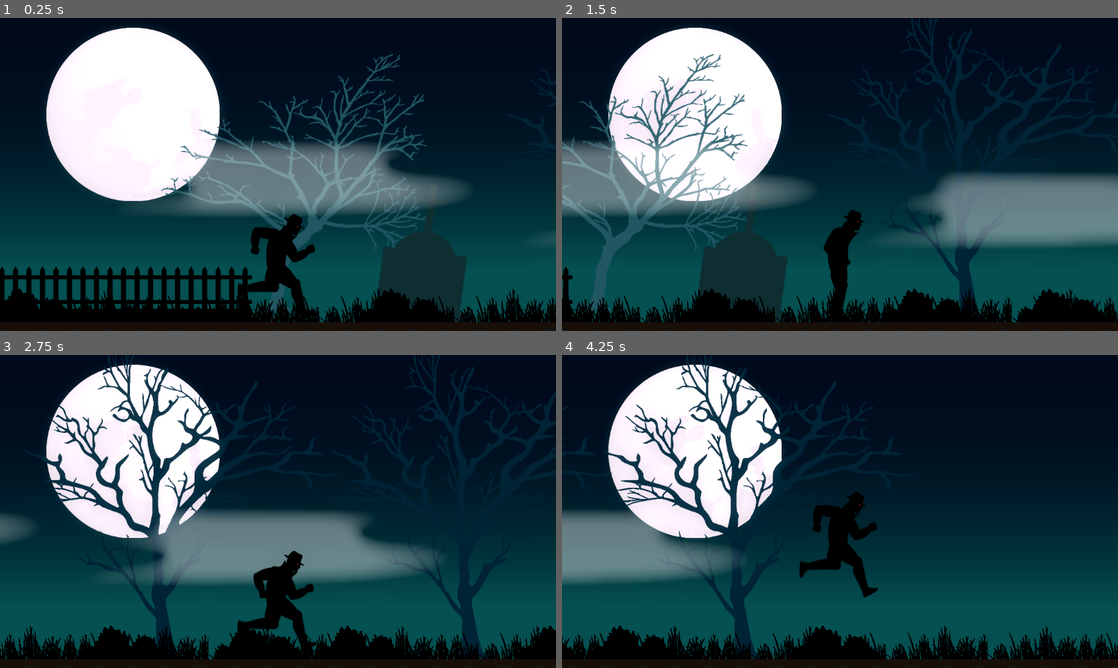
Above: before the commit, frames 1-4 (two rows, left to right).
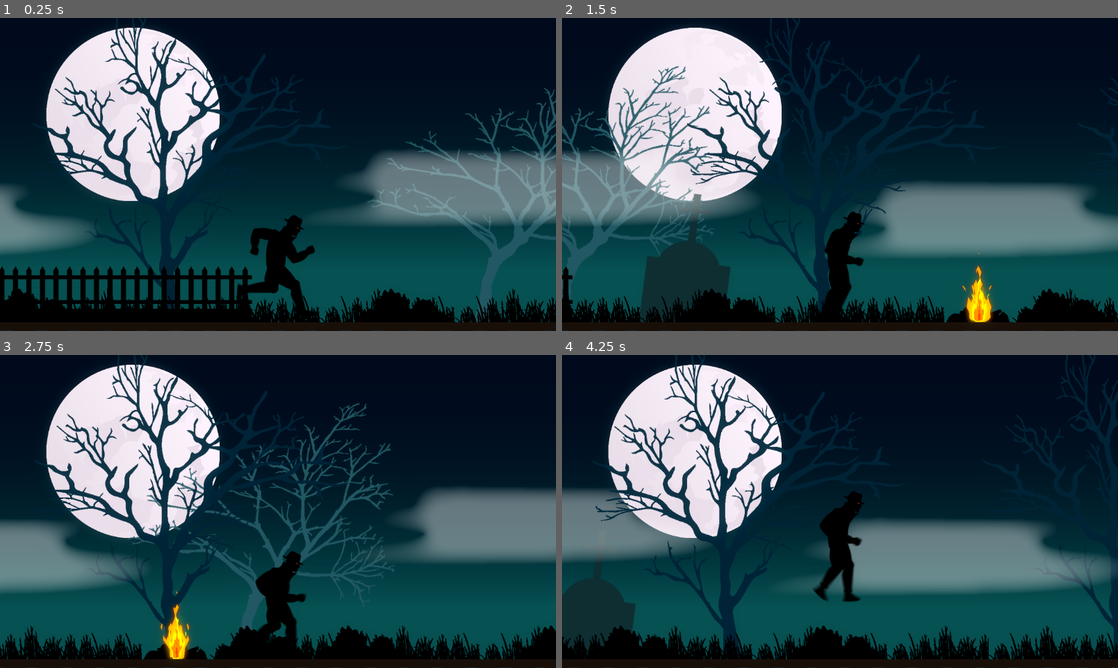
Above: after the commit, the same moments.

Repository: Xersaix/Vampire-Run
Game: Godot game, scene res://game.tscn
Same seed, same stepped clock (60 frames per second), same inputs: the game is played once before the commit and once after it.
Inputs:
- Up to frame 1 (0.25 s): no input
- Up to frame 2 (1.5 s): tap Up (jump) at 0.6, 0.77, 1.07, 1.35 s
- Up to frame 3 (2.75 s): tap Up (jump) at 1.52, 1.82, 2.1 s
- Up to frame 4 (4.25 s): tap Up (jump) at 2.85, 3.02, 3.32, 3.6, 3.77, 4.07 s

The runs differ from the first frame. In frame 1, 28% of the frame differs, in the area x 0-100%, y 0-98%; in frame 2, 24%; in frame 3, 31%; in frame 4, 26%.

Commit message:
added sound

Diff:
--- a/Character/Hero/hero.gd
+++ b/Character/Hero/hero.gd
@@ -31,7 +31,7 @@
 	move_and_slide()
 	for i in get_slide_collision_count():
 		var collision = get_slide_collision(i)
-		if collision.get_collider().name == "tomb":
+		if collision.get_collider().name == "fire":
 			velocity.x = 0
 			state.travel("die")
 
--- a/Character/Hero/hero.tscn
+++ b/Character/Hero/hero.tscn
@@ -56,6 +56,8 @@
 [ext_resource type="Texture2D" uid="uid://ljgmyeynlke7" path="res://Character/Hero/die/Composition 114.png" id="28_b3184"]
 [ext_resource type="Texture2D" uid="uid://dvr14rs72eghf" path="res://Character/Hero/run/perso 226.png" id="28_nv0x0"]
 [ext_resource type="Texture2D" uid="uid://bjyrd41kaec35" path="res://Character/Hero/run/perso 227.png" id="29_vw2kg"]
+[ext_resource type="AudioStream" uid="uid://caceslpi2i8ch" path="res://Character/Hero/run/audio/course1.mp3" id="57_3nsh8"]
+[ext_resource type="AudioStream" uid="uid://b226kdtyugwgq" path="res://Character/Hero/run/audio/course2.mp3" id="58_xsrkb"]
 
 [sub_resource type="SpriteFrames" id="SpriteFrames_kdwkk"]
 animations = [{
@@ -145,6 +147,11 @@
 "name": &"die",
 "speed": 20.0
 }, {
+"frames": [],
+"loop": true,
+"name": &"jump",
+"speed": 5.0
+}, {
 "frames": [{
 "duration": 1.0,
 "texture": ExtResource("2_lpgdr")
@@ -232,7 +239,7 @@
 }],
 "loop": true,
 "name": &"run",
-"speed": 40.0
+"speed": 47.0
 }]
 
 [sub_resource type="CapsuleShape2D" id="CapsuleShape2D_apo3x"]
@@ -268,6 +275,7 @@
 
 [sub_resource type="Animation" id="Animation_f8sqw"]
 resource_name = "die"
+length = 0.48
 tracks/0/type = "value"
 tracks/0/imported = false
 tracks/0/enabled = true
@@ -275,7 +283,7 @@
 tracks/0/interp = 1
 tracks/0/loop_wrap = true
 tracks/0/keys = {
-"times": PackedFloat32Array(0, 0.6),
+"times": PackedFloat32Array(0, 0.461035),
 "transitions": PackedFloat32Array(1, 1),
 "update": 0,
 "values": [0, 26]
@@ -292,10 +300,24 @@
 "update": 1,
 "values": [&"die"]
 }
+tracks/2/type = "value"
+tracks/2/imported = false
+tracks/2/enabled = true
+tracks/2/path = NodePath("Sprite2D:position")
+tracks/2/interp = 1
+tracks/2/loop_wrap = true
+tracks/2/keys = {
+"times": PackedFloat32Array(0, 0.344033, 0.418364),
+"transitions": PackedFloat32Array(1, 1, 1),
+"update": 0,
+"values": [Vector2(0, 0), Vector2(-400, 150), Vector2(-400, 50)]
+}
 
 [sub_resource type="Animation" id="Animation_a4d6h"]
 resource_name = "run"
+length = 0.76
 loop_mode = 1
+step = 0.01
 tracks/0/type = "value"
 tracks/0/imported = false
 tracks/0/enabled = true
@@ -303,7 +325,7 @@
 tracks/0/interp = 1
 tracks/0/loop_wrap = true
 tracks/0/keys = {
-"times": PackedFloat32Array(0, 1),
+"times": PackedFloat32Array(0, 0.76),
 "transitions": PackedFloat32Array(1, 1),
 "update": 0,
 "values": [0, 27]
@@ -320,6 +342,29 @@
 "update": 1,
 "values": [&"run"]
 }
+tracks/2/type = "audio"
+tracks/2/imported = false
+tracks/2/enabled = true
+tracks/2/path = NodePath("AudioStreamPlayer")
+tracks/2/interp = 1
+tracks/2/loop_wrap = true
+tracks/2/keys = {
+"clips": [{
+"end_offset": 0.0378,
+"start_offset": 0.127859,
+"stream": ExtResource("57_3nsh8")
+}, {
+"end_offset": 0.0378,
+"start_offset": 0.116234,
+"stream": ExtResource("57_3nsh8")
+}, {
+"end_offset": 0.0,
+"start_offset": 0.0954209,
+"stream": ExtResource("58_xsrkb")
+}],
+"times": PackedFloat32Array(0.105359, 0.323734, 0.59)
+}
+tracks/2/use_blend = true
 
 [sub_resource type="AnimationLibrary" id="AnimationLibrary_le8i0"]
 _data = {
@@ -334,18 +379,19 @@
 [sub_resource type="AnimationNodeAnimation" id="AnimationNodeAnimation_if2u0"]
 animation = &"run"
 
-[sub_resource type="AnimationNodeStateMachineTransition" id="AnimationNodeStateMachineTransition_ykuln"]
+[sub_resource type="AnimationNodeStateMachineTransition" id="AnimationNodeStateMachineTransition_1qvcp"]
+
+[sub_resource type="AnimationNodeStateMachineTransition" id="AnimationNodeStateMachineTransition_c1ist"]
 advance_mode = 2
 
-[sub_resource type="AnimationNodeStateMachineTransition" id="AnimationNodeStateMachineTransition_1qvcp"]
-
 [sub_resource type="AnimationNodeStateMachine" id="AnimationNodeStateMachine_n1p86"]
-states/Start/position = Vector2(184, 107)
+states/End/position = Vector2(898, 100)
+states/Start/position = Vector2(175, 108)
 states/die/node = SubResource("AnimationNodeAnimation_sxwii")
-states/die/position = Vector2(551, 138)
+states/die/position = Vector2(551, 142)
 states/run/node = SubResource("AnimationNodeAnimation_if2u0")
 states/run/position = Vector2(379, 68)
-transitions = ["Start", "run", SubResource("AnimationNodeStateMachineTransition_ykuln"), "run", "die", SubResource("AnimationNodeStateMachineTransition_1qvcp")]
+transitions = ["run", "die", SubResource("AnimationNodeStateMachineTransition_1qvcp"), "Start", "run", SubResource("AnimationNodeStateMachineTransition_c1ist")]
 
 [node name="Hero" type="CharacterBody2D"]
 scale = Vector2(0.5, 0.5)
@@ -354,7 +400,6 @@
 script = ExtResource("1_e57pv")
 
 [node name="Sprite2D" type="AnimatedSprite2D" parent="."]
-position = Vector2(1, -6)
 sprite_frames = SubResource("SpriteFrames_kdwkk")
 animation = &"run"
 autoplay = "run"
@@ -369,10 +414,14 @@
 }
 
 [node name="AnimationTree" type="AnimationTree" parent="."]
+audio_max_polyphony = 52
 libraries = {
 "": SubResource("AnimationLibrary_le8i0")
 }
 tree_root = SubResource("AnimationNodeStateMachine_n1p86")
 anim_player = NodePath("../AnimationPlayer")
 
+[node name="AudioStreamPlayer" type="AudioStreamPlayer" parent="."]
+bus = &"run"
+
 [connection signal="animation_finished" from="AnimationTree" to="." method="_on_animation_tree_animation_finished"]
--- /dev/null
+++ b/Character/Hero/run/audio/new_audio_stream_polyphonic.tres
@@ -0,0 +1,3 @@
+[gd_resource type="AudioStreamPolyphonic" format=3 uid="uid://bguf4jo6b6bby"]
+
+[resource]
--- a/Character/Obstacle/fire.tscn
+++ b/Character/Obstacle/fire.tscn
@@ -250,7 +250,11 @@
 "speed": 18.0
 }]
 
-[node name="Node2D" type="Node2D"]
+[sub_resource type="CapsuleShape2D" id="CapsuleShape2D_mx00c"]
+radius = 120.0
+height = 520.0
+
+[node name="fire" type="StaticBody2D"]
 
 [node name="AnimatedSprite2D" type="AnimatedSprite2D" parent="."]
 scale = Vector2(0.2, 0.2)
@@ -263,3 +267,8 @@
 position = Vector2(-40, 205)
 scale = Vector2(2, 2)
 texture = ExtResource("61_neb7d")
+
+[node name="CollisionShape2D" type="CollisionShape2D" parent="."]
+position = Vector2(-6, 3)
+scale = Vector2(0.2, 0.2)
+shape = SubResource("CapsuleShape2D_mx00c")
--- a/Character/Obstacle/tomb.tscn
+++ /dev/null
@@ -1,17 +0,0 @@
-[gd_scene load_steps=3 format=3 uid="uid://dmlagrhyum3we"]
-
-[ext_resource type="Texture2D" uid="uid://rfdemk6e588j" path="res://Character/Obstacle/pique.png" id="1_m3uo8"]
-
-[sub_resource type="CircleShape2D" id="CircleShape2D_3r48i"]
-radius = 141.746
-
-[node name="tomb" type="StaticBody2D"]
-
-[node name="Sprite2D" type="Sprite2D" parent="."]
-scale = Vector2(0.3, 0.3)
-texture = ExtResource("1_m3uo8")
-
-[node name="CollisionShape2D" type="CollisionShape2D" parent="."]
-position = Vector2(-0.5, 1.725)
-scale = Vector2(0.3, 0.3)
-shape = SubResource("CircleShape2D_3r48i")
--- a/Map/Background/background.tscn
+++ b/Map/Background/background.tscn
@@ -29,24 +29,34 @@
 position = Vector2(21, 64)
 
 [node name="ParallaxBackground" type="ParallaxBackground" parent="."]
+follow_viewport_enabled = true
+scroll_offset = Vector2(1000, 0)
+scroll_base_offset = Vector2(0, -50)
+
+[node name="ParallaxLayer3" type="ParallaxLayer" parent="ParallaxBackground"]
+z_index = -3
+motion_offset = Vector2(0, -80)
+motion_mirroring = Vector2(1500, 0)
+
+[node name="Arbre2a" type="Sprite2D" parent="ParallaxBackground/ParallaxLayer3"]
+position = Vector2(274, 319)
+scale = Vector2(0.7, 0.7)
+texture = ExtResource("3_xwb5s")
 
 [node name="ParallaxLayer" type="ParallaxLayer" parent="ParallaxBackground"]
 motion_offset = Vector2(0, -80)
-
-[node name="Arbre1a" type="Sprite2D" parent="ParallaxBackground/ParallaxLayer"]
-position = Vector2(996, 306)
-scale = Vector2(0.8, 0.8)
-texture = ExtResource("2_quxre")
+motion_mirroring = Vector2(2000, 0)
 
 [node name="Arbre1a2" type="Sprite2D" parent="ParallaxBackground/ParallaxLayer"]
 position = Vector2(1630, 306)
 scale = Vector2(0.8, 0.8)
 texture = ExtResource("2_quxre")
 
-[node name="Arbre2a" type="Sprite2D" parent="ParallaxBackground/ParallaxLayer"]
-position = Vector2(229, 314)
-scale = Vector2(0.7, 0.7)
-texture = ExtResource("3_xwb5s")
+[node name="Arbre1a" type="Sprite2D" parent="ParallaxBackground/ParallaxLayer"]
+z_index = 3
+position = Vector2(821, 307)
+scale = Vector2(0.8, 0.8)
+texture = ExtResource("2_quxre")
 
 [node name="Pierre1" type="Sprite2D" parent="ParallaxBackground/ParallaxLayer"]
 position = Vector2(491, 494)
@@ -55,6 +65,7 @@
 [node name="ParallaxLayer2" type="ParallaxLayer" parent="ParallaxBackground"]
 motion_scale = Vector2(0.9, 1)
 motion_offset = Vector2(0, -50)
+motion_mirroring = Vector2(2000, 0)
 
 [node name="Brouillard" type="Sprite2D" parent="ParallaxBackground/ParallaxLayer2"]
 position = Vector2(1108, 376)
--- a/Map/Tile/tile_map.tscn
+++ b/Map/Tile/tile_map.tscn
@@ -491,5 +491,5 @@
 layer_0/tile_data = PackedInt32Array(524288, 131077, 0, 524289, 131077, 0, 524290, 131077, 0, 524291, 131077, 0, 524292 …(2045 unchanged characters)…
 layer_1/z_index = -1
 layer_1/tile_data = PackedInt32Array(458744, 2, 0, 524280, 2, 1, 458745, 65538, 0, 524281, 65538, 1, 458746, 2, 0, 5242 …(237 unchanged characters)…
-layer_2/tile_data = PackedInt32Array(458752, 4, 0, 458753, 6 …(292 unchanged characters)… 762, 131076, 0, 458763, 196612, 0, 458764, 4, 0, 458765, 65540, 0, 458766, 131076, 0, 458767, 4, 0, 458768, 65540, 0, 458769, 131076, 0, 458770, 196612, 0, 458771, 4, 0, 458772, 65540, 0, 458773, 131076, 0, 458774, 196612, 0, 458775, 4, 0, 458776, 65540, 0, 458777, 131076, 0, 458778, 196612, 0, 458779, 4, 0, 458780, 65540, 0, 458781, 131076, 0, 458782, 4, 0, 458783, 65540, 0, 458784, 131076, 0, 458785, 196612, 0)
-layer_3/tile_data = PackedInt32Array(524282, 3, 0, 524283, 6 …(95 unchanged characters)… 8777, 65539, 0, 458778, 131075, 0, 458763, 3, 0, 458764, 65539, 0, 458765, 131075, 0, 458767, 3, 0, 458768, 65539, 0, 458769, 131075, 0, 458770, 3, 0, 458771, 65539, 0, 458772, 131075, 0)
+layer_2/tile_data = PackedInt32Array(458752, 4, 0, 458753, 6 …(292 unchanged characters)… 762, 131076, 0, 458763, 196612, 0, 458768, 65540, 0, 458769, 131076, 0, 458770, 196612, 0, 458771, 4, 0, 458772, 65540, 0, 458773, 131076, 0, 458774, 196612, 0, 458775, 4, 0, 458776, 65540, 0, 458777, 131076, 0, 458778, 196612, 0, 458779, 4, 0, 458780, 65540, 0, 458781, 131076, 0, 458782, 4, 0, 458783, 65540, 0, 458784, 131076, 0, 458785, 196612, 0, 458767, 4, 0, 458764, 196612, 0)
+layer_3/tile_data = PackedInt32Array(524282, 3, 0, 524283, 6 …(95 unchanged characters)… 8777, 65539, 0, 458778, 131075, 0, 458767, 3, 0, 458768, 65539, 0, 458769, 131075, 0, 458770, 3, 0, 458771, 65539, 0, 458772, 131075, 0)
--- /dev/null
+++ b/default_bus_layout.tres
@@ -0,0 +1,18 @@
+[gd_resource type="AudioBusLayout" load_steps=2 format=3 uid="uid://cost3dcn261jn"]
+
+[sub_resource type="AudioEffectFilter" id="AudioEffectFilter_1qqpn"]
+resource_name = "Filter"
+resonance = 0.4
+gain = 3.64
+db = 3
+
+[resource]
+bus/0/volume_db = 6.02
+bus/1/name = &"run"
+bus/1/solo = false
+bus/1/mute = false
+bus/1/bypass_fx = false
+bus/1/volume_db = 6.02
+bus/1/send = &"Master"
+bus/1/effect/0/effect = SubResource("AudioEffectFilter_1qqpn")
+bus/1/effect/0/enabled = true
--- a/game.tscn
+++ b/game.tscn
@@ -1,10 +1,8 @@
-[gd_scene load_steps=7 format=3 uid="uid://rgdhoeqj61ee"]
+[gd_scene load_steps=5 format=3 uid="uid://rgdhoeqj61ee"]
 
 [ext_resource type="PackedScene" uid="uid://coxmyunjm4h65" path="res://Map/Tile/tile_map.tscn" id="1_dopwa"]
 [ext_resource type="PackedScene" uid="uid://3twf6audap0c" path="res://Character/Hero/hero.tscn" id="2_xvipm"]
 [ext_resource type="PackedScene" uid="uid://l0e8ij5kbl53" path="res://Map/Background/background.tscn" id="3_3abn2"]
-[ext_resource type="PackedScene" uid="uid://dq0lm06akqbys" path="res://Character/Obstacle/run_end.tscn" id="4_d1xri"]
-[ext_resource type="PackedScene" uid="uid://dmlagrhyum3we" path="res://Character/Obstacle/tomb.tscn" id="5_vuhjh"]
 [ext_resource type="PackedScene" uid="uid://4gm8dm14ka1r" path="res://Character/Obstacle/fire.tscn" id="6_smre4"]
 
 [node name="Game" type="Node2D"]
@@ -24,20 +22,10 @@
 [node name="Background" parent="." instance=ExtResource("3_3abn2")]
 metadata/_edit_lock_ = true
 
-[node name="Run-End" parent="." instance=ExtResource("4_d1xri")]
-position = Vector2(3347, 482)
-metadata/_edit_lock_ = true
-
-[node name="tomb" parent="." instance=ExtResource("5_vuhjh")]
-position = Vector2(3218, 502)
-scale = Vector2(3, 3)
-metadata/_edit_lock_ = true
+[node name="fire" parent="." instance=ExtResource("6_smre4")]
+position = Vector2(987, 509)
 
 [node name="TileMap" parent="." instance=ExtResource("1_dopwa")]
-metadata/_edit_lock_ = true
 
-[node name="AnimatedSprite2D" parent="." instance=ExtResource("6_smre4")]
-position = Vector2(2457, 498)
-metadata/_edit_lock_ = true
-
-[connection signal="body_entered" from="Run-End" to="Hero" method="_on_run_end_body_entered"]
+[node name="AudioListener2D" type="AudioListener2D" parent="."]
+current = true
--- a/project.godot
+++ b/project.godot
@@ -26,3 +26,7 @@
 "events": [Object(InputEventKey,"resource_local_to_scene":false,"resource_name":"","device":0,"window_id":0,"alt_presse …(181 unchanged characters)…
 ]
 }
+
+[rendering]
+
+viewport/hdr_2d=true
Not shown: 1 places in Character/Hero/hero.tscn that only renumber resources
Not shown, added: Character/Hero/run/audio/course1.mp3.import
Not shown, added: Character/Hero/run/audio/course2.mp3.import
Not shown: 1 places in Character/Obstacle/fire.tscn that only renumber resources
Binary file removed: Character/Obstacle/pique.png
Not shown, removed: Character/Obstacle/pique.png.import
Not shown, added: Character/Hero/run/Composition 1.mp4
Not shown, added: Character/Hero/run/audio/course1.mp3
Not shown, added: Character/Hero/run/audio/course2.mp3
Not shown, added: Map/Background/Composition 1.mp4
